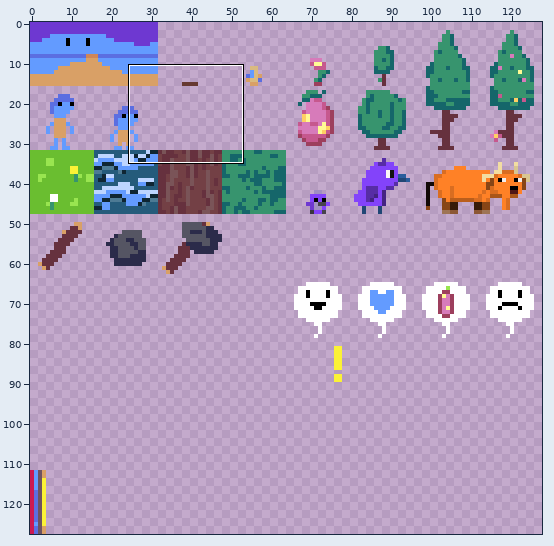
Two states of a sprite sheet, out/STB.png. The first picture is a wide view before the edit; the outline marks the close-up.
Close-up. Before the edit:
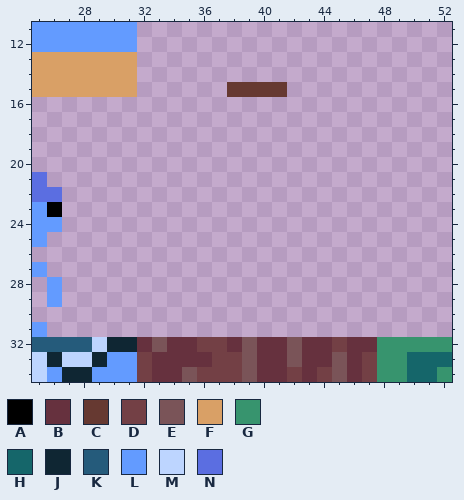
The file is 128x128 pixels. Shown: x 25..52, y 11..34.
Palette (. is transparent): A #000000  B #66313e  C #663931  D #734045  E #7a5458  F #d9a066  G #37946e  H #15666a  J #0f2633  K #255b7b  L #639bff  M #bdd5ff  N #5b6ee1
Pixels before, first column x 25:
11 LLLLLLL.....................
12 LLLLLLL.....................
13 FFFFFFF.....................
14 FFFFFFF.....................
15 FFFFFFF......CCCC...........
16 ............................
17 ............................
18 ............................
19 ............................
20 ............................
21 N...........................
22 NN..........................
23 LA..........................
24 LL..........................
25 L...........................
26 ............................
27 L...........................
28 .L..........................
29 .L..........................
30 ............................
31 L...........................
32 KKKKMJJBEBBDDBEBBEBBDBBGGGGG
33 MJMMJLLDBBBBDDEBBEBBEBDGGHHH
34 MLJJLLLDBBEDDDEBBDBDEBDGGHHG
New version:
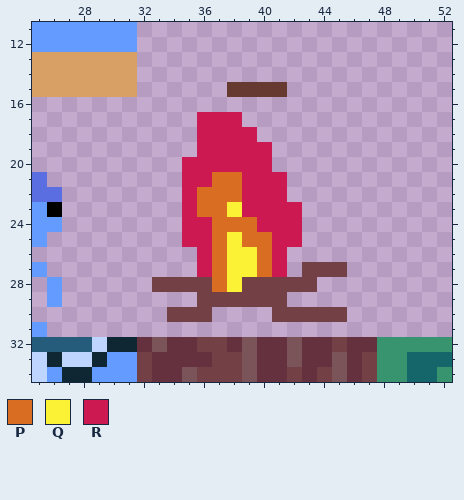
Colours new in this view: P #d96d21  Q #fbf236  R #cc1952
What changed:
Colour D is added in row 27 at x 43 to 45; in row 28 at x 33 to 36 and 39 to 43; in row 29 at x 36 to 41; in row 30 at x 34 to 36 and 41 to 45.
Colour P is added in row 21 at x 37 to 38; in row 22 at x 36 to 38; in row 23 at x 36 to 37; in row 24 at x 37 to 39; in row 25 at x 37 and 39 to 40; in rows 26 to 27 at x 37 and 40.
Colour P is added in row 28 at x 37.
Colour Q is added in row 23 at x 38; in row 25 at x 38; in rows 26 to 27 at x 38 to 39; in row 28 at x 38.
Colour R is added in row 17 at x 36 to 38; in row 18 at x 36 to 39; in row 19 at x 36 to 40; in row 20 at x 35 to 40; in row 21 at x 35 to 36 and 39 to 41; in row 22 at x 35 and 39 to 41.
Colour R is added in row 23 at x 35 and 39 to 42; in row 24 at x 35 to 36 and 40 to 42; in row 25 at x 35 to 36 and 41 to 42; in rows 26 to 27 at x 36 and 41.
Changed places in both close-ups, as pixel boxes (x1, y1, x2, y2):
added: (152, 112, 347, 322)
